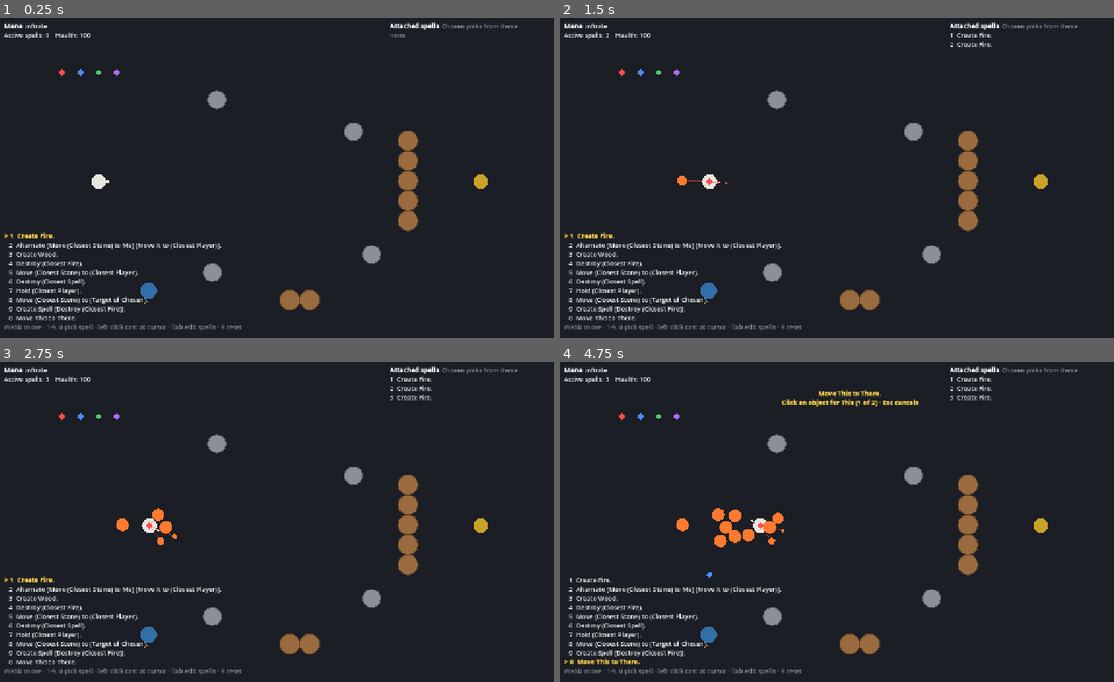
Above: before the commit, frames 1-4 (two rows, left to right).
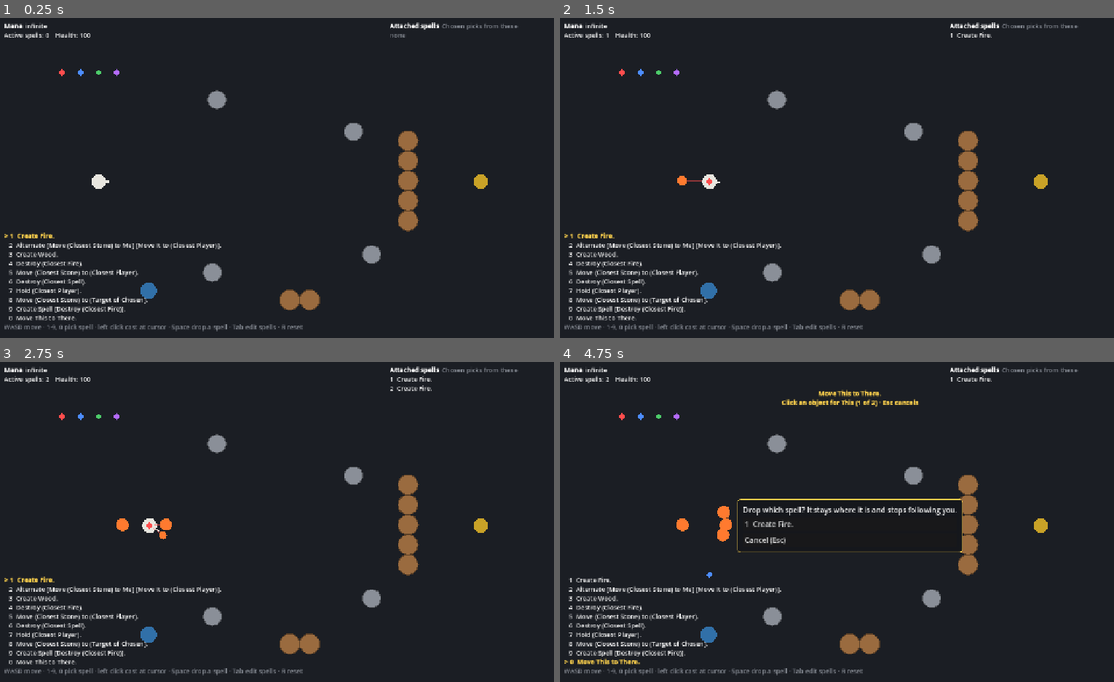
Above: after the commit, the same moments.

Repository: oscarjocque/spellcraft-prototype
Game: Godot game, scene res://scenes/main.tscn
The game is run twice, just before and just after one commit, with the same random seed, the same clock (stepped at 60 frames per second) and the same inputs.
Inputs (mouse positions are in pixels of both pictures, inside the frame that each line leads up to):
- Up to frame 1 (0.25 s): no input
- Up to frame 2 (1.5 s): tap Enter at 0.5 s; move the mouse to (975, 165) at 0.52 s; hold D (move_right) 0.53-1.25 s; tap Space at 0.6, 0.77, 1.07 s; click (975, 165) at 0.67 s; click (848, 194) at 1.25 s, where only the run after the commit has a clickable "Cancel (Esc)"
- Up to frame 3 (2.75 s): drag from (171, 541) to (260, 592) at 2.02 s
- Up to frame 4 (4.75 s): move the mouse to (909, 454) at 2.77 s; hold D (move_right) 2.78-3.5 s; tap 0 at 2.85 s; tap Space at 3.05, 4.25 s; click (848, 515) at 3.5 s, where only the run after the commit has a clickable "1 Create Fire."; drag from (820, 592) to (676, 477) at 4.27 s

The runs differ from the first frame. In frame 1, 0.2% of the frame differs, in the area x 31-55%, y 95-98%; in frame 2, 0.3%; in frame 3, 0.4%; in frame 4, 2.0%, in the area x 8-78%, y 5-98%.

Commit message:
Drop attached spells with Space
Space opens a window (the game keeps running) listing the player's
attached spells; picking one sends a drop command, and the simulation
detaches that spell if it really is in the caster's inventory. A
dropped spell stays where it is, stops following its caster and leaves
the inventory.

Co-Authored-By: Claude Opus 5.5 <noreply@anthropic.com>
Claude-Session: https://claude.ai/code/session_013jfXwMwWtv4oDjb8vuFPPJ

Diff:
--- a/scripts/main.gd
+++ b/scripts/main.gd
@@ -15,6 +15,8 @@
 var _accum := 0.0
 var _pending_cast := {}  # {"ast", "aim"} to send with the next tick's command
 var _casting := {}  # a cast waiting on picks: {"ast", "aim", "nouns", "index"}
+var _dropping := false  # the picker is choosing a spell to drop
+var _pending_drop := 0  # id of a spell to drop with the next tick's command
 
 
 func _ready() -> void:
@@ -22,8 +24,17 @@
 	_bind("move_right", [KEY_D, KEY_RIGHT])
 	_bind("move_up", [KEY_W, KEY_UP])
 	_bind("move_down", [KEY_S, KEY_DOWN])
-	picker.picked.connect(_on_picked)
-	picker.cancelled.connect(_cancel_cast)
+	picker.picked.connect(func(id: int) -> void:
+		if _dropping:
+			_dropping = false
+			_pending_drop = id
+		else:
+			_on_picked(id))
+	picker.cancelled.connect(func() -> void:
+		if _dropping:
+			_dropping = false
+		else:
+			_cancel_cast())
 	_reset()
 
 
@@ -34,6 +45,8 @@
 	_accum = 0.0
 	_pending_cast = {}
 	_casting = {}
+	_dropping = false
+	_pending_drop = 0
 	picker.hide()
 
 
@@ -57,6 +70,9 @@
 		cmd["cast"] = _pending_cast["ast"]
 		cmd["aim"] = _pending_cast["aim"]
 		_pending_cast = {}
+	if _pending_drop != 0:
+		cmd["drop"] = _pending_drop
+		_pending_drop = 0
 	return cmd
 
 
@@ -148,6 +164,10 @@
 		var slot: int = 9 if event.keycode == KEY_0 else event.keycode - KEY_1
 		if slot >= 0 and slot < mini(slots.size(), 10):
 			selected = slot
+		elif event.keycode == KEY_SPACE and _casting.is_empty() and not picker.visible:
+			_dropping = true
+			picker.ask_drop(sim.inventory(player))
+			get_viewport().set_input_as_handled()
 		elif event.keycode == KEY_R:
 			_reset()
 	elif event is InputEventMouseButton and event.pressed and event.button_index == MOUSE_BUTTON_LEFT:
--- a/scripts/sim/simulation.gd
+++ b/scripts/sim/simulation.gd
@@ -45,7 +45,8 @@
 
 
 ## Advances the world by one tick. `commands` maps a controller slot to
-## {"move": Vector2, "aim": Vector2, "cast": spell} ("cast" is optional).
+## {"move": Vector2, "aim": Vector2, "cast": spell, "drop": spell id} ("cast"
+## and "drop" are optional).
 func step(commands: Dictionary = {}) -> void:
 	tick += 1
 	for o in objects:
@@ -223,8 +224,18 @@
 func _control(o: WorldObject, cmd: Dictionary) -> void:
 	var move: Vector2 = cmd.get("move", Vector2.ZERO)
 	o.velocity = move.limit_length(1.0) * PLAYER_SPEED
+	if cmd.has("drop"):
+		drop(o, cmd["drop"])
 	if cmd.has("cast"):
 		cast(o, cmd["cast"], cmd.get("aim", o.pos))
+
+
+## Detaches one of `caster`'s attached spells: it stays where it is, stops
+## following them, and leaves their inventory. Anything else is ignored.
+func drop(caster: WorldObject, id: int) -> void:
+	for o in inventory(caster):
+		if o.id == id:
+			o.spell.anchored = false
 
 
 func _integrate() -> void:
--- a/scripts/ui/chosen_picker.gd
+++ b/scripts/ui/chosen_picker.gd
@@ -1,7 +1,8 @@
 class_name ChosenPicker
 extends PanelContainer
-## The window that asks which attached spell a Chosen in the spell being cast
-## means. Main opens it once for each Chosen, in reading order.
+## The window that asks the player to pick one of their attached spells: for
+## a Chosen in the spell being cast (once for each, in reading order), or a
+## spell to drop.
 
 signal picked(id: int)  # a spell's id, 0 for nothing
 signal cancelled
@@ -29,7 +30,17 @@
 
 ## Shows the choice for Chosen `index` (1-based) of `total` in `spell_text`.
 func ask(spell_text: String, index: int, total: int, attached: Array[WorldObject]) -> void:
-	_title.text = "%s\nChosen %d of %d: which attached spell?" % [spell_text, index, total]
+	_open("%s\nChosen %d of %d: which attached spell?" % [spell_text, index, total], attached,
+			"Nothing (the spell waits)", "Cancel the cast (Esc)")
+
+
+## Shows the choice of an attached spell to drop.
+func ask_drop(attached: Array[WorldObject]) -> void:
+	_open("Drop which spell? It stays where it is and stops following you.", attached, "", "Cancel (Esc)")
+
+
+func _open(title: String, attached: Array[WorldObject], nothing: String, cancel: String) -> void:
+	_title.text = title
 	for c in _options.get_children():
 		_options.remove_child(c)
 		c.queue_free()
@@ -42,8 +53,9 @@
 		none.text = "You have no attached spells."
 		none.add_theme_color_override("font_color", Color("a0a4ab"))
 		_options.add_child(none)
-	_add_option("Nothing (the spell waits)", func() -> void: _pick(0))
-	_add_option("Cancel the cast (Esc)", _cancel)
+	if nothing != "":
+		_add_option(nothing, func() -> void: _pick(0))
+	_add_option(cancel, _cancel)
 	move_to_front()
 	show()
 	_recenter.call_deferred()
--- a/scripts/ui/hud.gd
+++ b/scripts/ui/hud.gd
@@ -41,7 +41,7 @@
 		text += ("[b][color=#ffd34d]> %s[/color][/b]" % line if i == selected else "   " + line) + "\n"
 	for m in sim.messages:
 		text += "[color=#ff8a8a]%s[/color]\n" % m
-	text += "[color=#8a8f98]WASD move · 1-9, 0 pick spell · left click cast at cursor · Tab edit spells · R reset[/color]"
+	text += "[color=#8a8f98]WASD move · 1-9, 0 pick spell · left click cast at cursor · Space drop a spell · Tab edit spells · R reset[/color]"
 	_bottom.text = text
 
 	var inv := "[b]Attached spells[/b]  [color=#8a8f98]Chosen picks from these[/color]\n"
--- a/tests/test_spells.gd
+++ b/tests/test_spells.gd
@@ -903,6 +903,24 @@
 	check(made.spell.what.pos.distance_to(made.pos) < 1.0, "A created spell's Here is where it sits")
 
 
+func test_drop() -> void:
+	var w := spell_world()
+	var sim: Simulation = w[0]
+	var p: WorldObject = w[1]
+	var held := sim.cast(p, {"verb": "select", "what": {"closest": "player"}}, Vector2.ZERO)
+	var other := sim.spawn(Materials.make_player(Vector2(900, 360)))
+	sim.step({0: {"drop": held.id}})
+	check(not held in sim.inventory(p) and not held.spell.anchored, "Dropping a spell detaches it")
+	var at := held.pos
+	sim.step({0: {"move": Vector2.DOWN}})
+	sim.step({0: {"move": Vector2.DOWN}})
+	check(held.pos == at and p.pos != at, "A dropped spell stays where it was dropped")
+	check(held.spell.target() == p, "...and, no longer attached to its caster, can pick them")
+	var other_spell := sim.cast(p, {"verb": "select", "what": {"closest": "fire"}}, Vector2.ZERO)
+	sim.step({0: {"drop": other.id}})
+	check(other_spell in sim.inventory(p), "Dropping something that isn't an attached spell does nothing")
+
+
 func test_deterministic() -> void:
 	check(_replay() == _replay(), "Same inputs give the same world")
 
Not shown, changed: README.md
